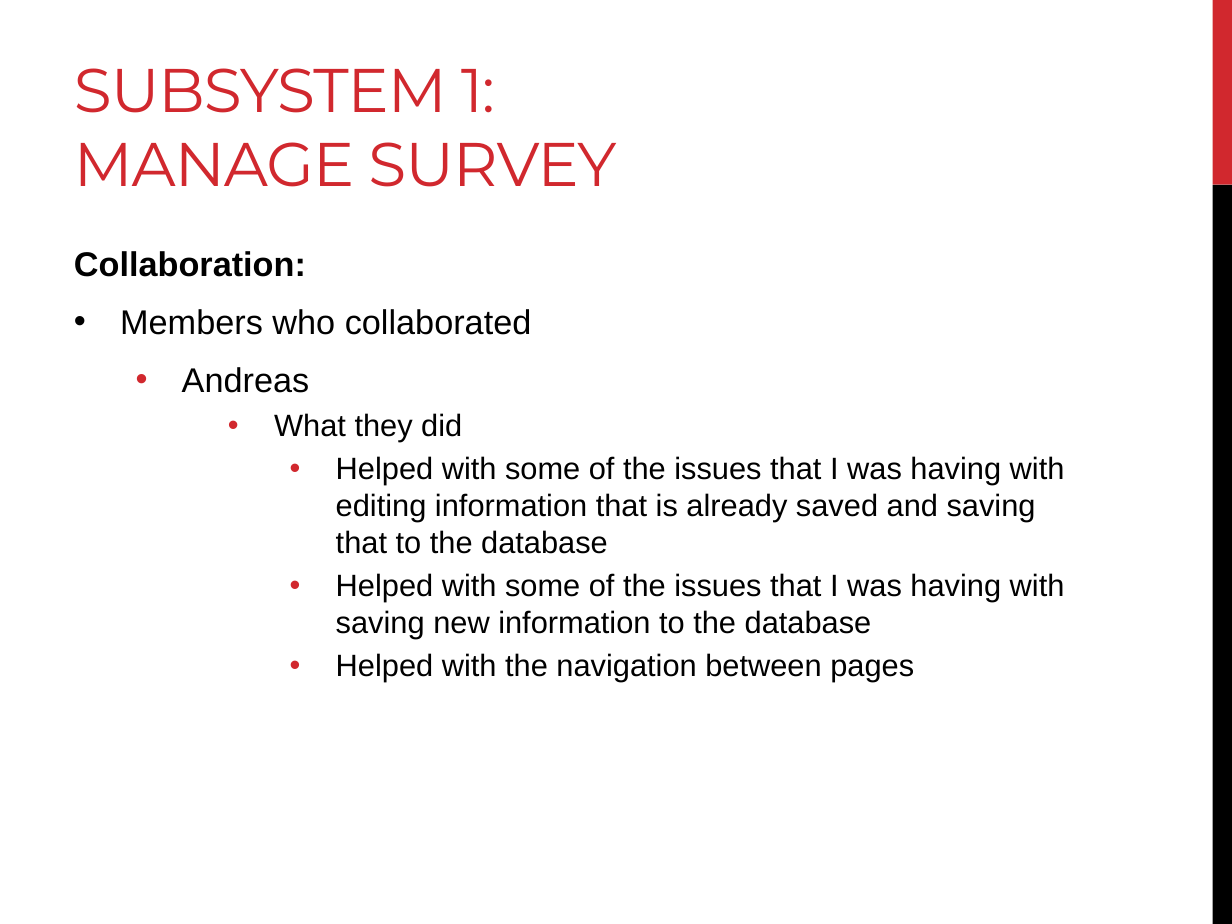
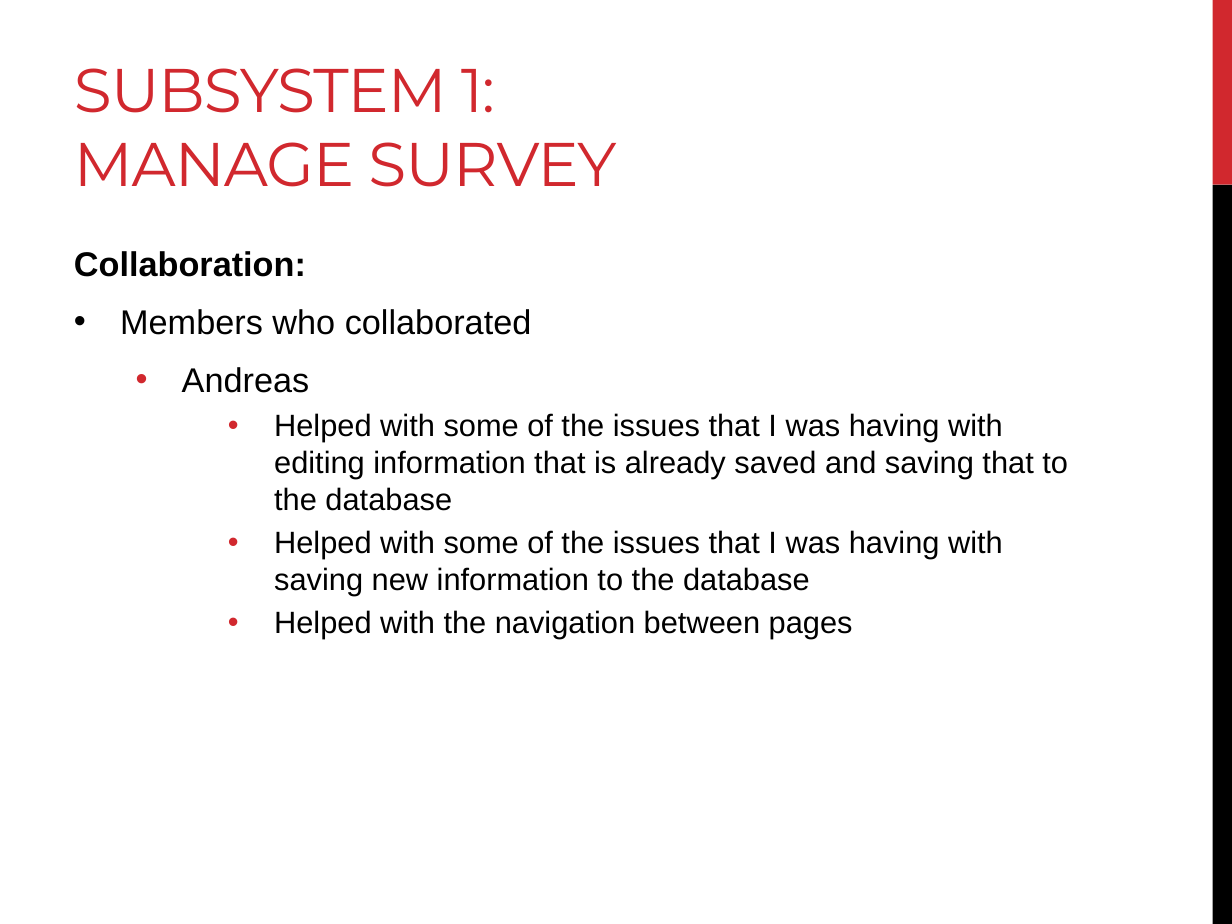
Before and after one commit to AndreasSchwagerl/RR-Survey-System, a slide deck: slide 13 of Presentation/Survey System - Progress Presentation 4.pptx. Drawn at 1232x924 pixels with LibreOffice and Linux fonts; fonts in the diff are those of the drawing. Boxes give left, top, right and bottom in pixels: in the first picture for what was removed or moved away, otherwise in the second. Text is boxed around its words. In the diff, an @@ line names an element or a change of style, - is before the commit and + after.

```diff
--- a/Presentation/Survey System - Progress Presentation 4.pptx
+++ b/Presentation/Survey System - Progress Presentation 4.pptx
@@ text at <box>274,413,462,442</box>: paragraph removed @@
-    • What they did
@@ text at <box>274,413,1068,639</box>: list level 4 to 3 in "Helped with some of the ..."; list level 4 to 3 in "Helped with the navigation between ..." @@
```
